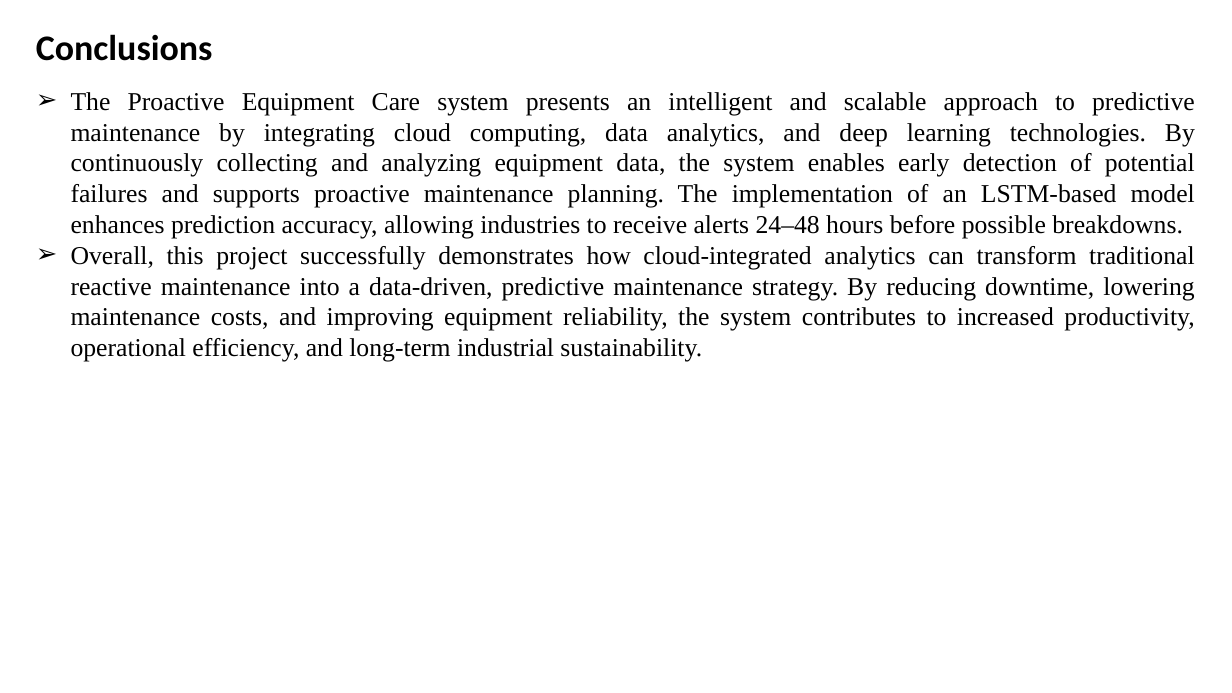
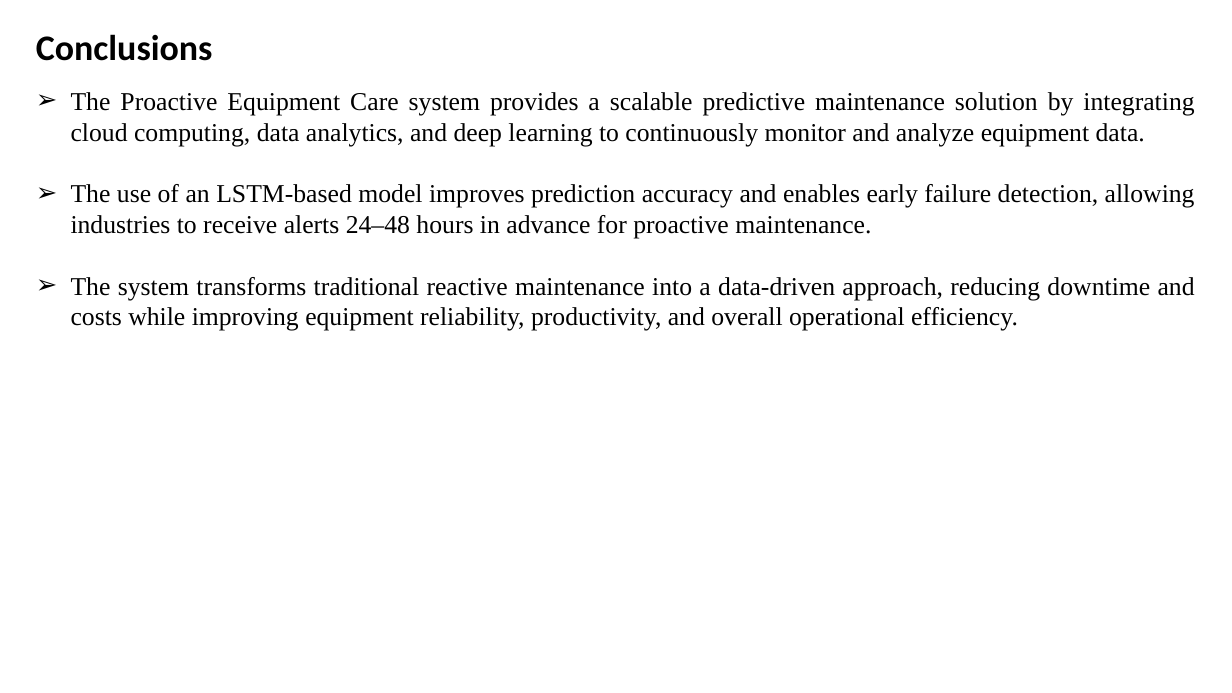
Before and after one commit to Pratham-1323/proactivecareequipment, a slide deck: slide 13 of docs/Clg 2nd review.pptx. Drawn at 1232x693 pixels with LibreOffice and Linux fonts; fonts in the diff are those of the drawing. Boxes give left, top, right and bottom in pixels: in the first picture for what was removed or moved away, otherwise in the second. Text is boxed around its words. In the diff, an @@ line names an element or a change of style, - is before the commit and + after.

```diff
--- a/docs/Clg 2nd review.pptx
+++ b/docs/Clg 2nd review.pptx
@@ text at [71,92,1195,331]: text changed @@
-➢ The Proactive Equipment Care system presents an intelligent and scalable approach to predictive maintenance by integrating cloud computing, data analytics, and deep learning technologies. By continuously collecting and analyzing equipment data, the system enables early detection of potential failures and supports proactive maintenance planning. The implementation of an LSTM-based model enhances prediction accuracy, allowing industries to receive alerts 24–48 hours before possible breakdowns.
-➢ Overall, this project successfully demonstrates how cloud-integrated analytics can transform traditional reactive maintenance into a data-driven, predictive maintenance strategy. By reducing downtime, lowering maintenance costs, and improving equipment reliability, the system contributes to increased productivity, operational efficiency, and long-term industrial sustainability.
+➢ The Proactive Equipment Care system provides a scalable predictive maintenance solution by integrating cloud computing, data analytics, and deep learning to continuously monitor and analyze equipment data.
+➢ The use of an LSTM-based model improves prediction accuracy and enables early failure detection, allowing industries to receive alerts 24–48 hours in advance for proactive maintenance.
+➢ The system transforms traditional reactive maintenance into a data-driven approach, reducing downtime and costs while improving equipment reliability, productivity, and overall operational efficiency.
```
Also in this commit, not shown: 7 other slides changed, 20 other files.
